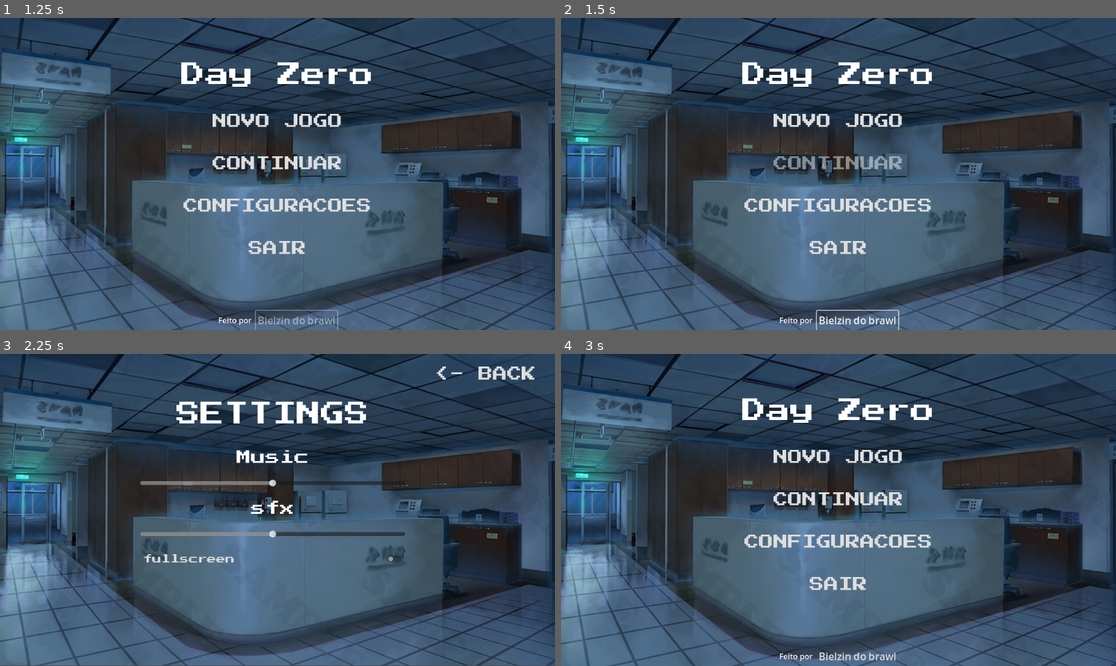
Above: before the commit, frames 1-4 (two rows, left to right).
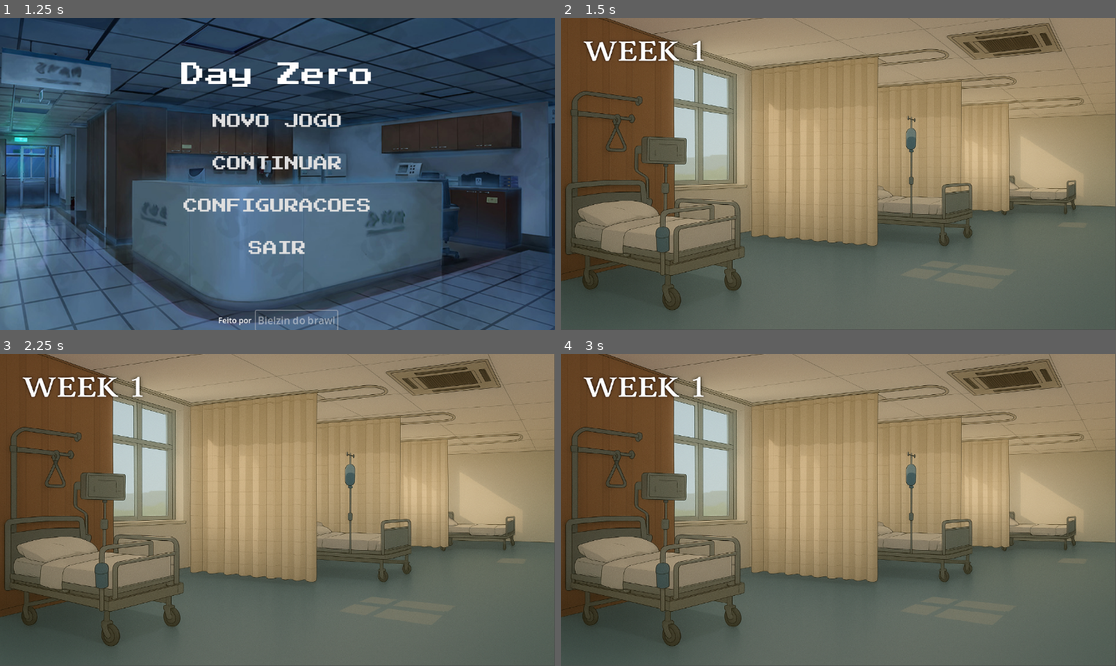
Above: after the commit, the same moments.

Repository: pmas98/Trabalho-Unifor-Jogos
Game: Godot game, scene res://Menu/Menu.tscn
Same seed, same stepped clock (60 frames per second), same inputs: the game is played once before the commit and once after it.
Inputs (mouse positions are in pixels of both pictures, inside the frame that each line leads up to):
- Up to frame 1 (1.25 s): click "Bielzin do brawl" at 0.5 s
- Up to frame 2 (1.5 s): click "CONTINUAR" at 1.25 s
- Up to frame 3 (2.25 s): click (277, 541) at 2 s, where only the run before the commit has a clickable "CONFIGURACOES"
- Up to frame 4 (3 s): click (1049, 375) at 2.75 s, where only the run before the commit has a clickable "<- BACK"

Frame 1 is identical in both runs. In frame 2, 99% of the frame differs, in the area x 0-100%, y 0-100%; in frame 3, 99%; in frame 4, 99%.
Error after the commit: Invalid access to property or key 'area_clicked' on a base object of type 'null instance'. (res://Chapters/Chapter1/chapter_1.gd:33)

Commit message:
Update dialogues and implement interactive areas in Chapter 1
- Changed speaker name in dialogues.json from "Dr. Zhang" to "Dr. Fulano".
- Replaced "choices" with "interactive_areas" in dialogues.json to enhance interactivity.
- Updated chapter_1.gd to connect interactive area clicks and manage scene transitions based on player interactions.
- Added interactive background node in Chapter1.tscn to support new interactive features.
- Improved save.gd to handle loading and saving of interactive areas and game state more robustly.

Diff:
--- a/Chapters/Chapter1/Chapter1.tscn
+++ b/Chapters/Chapter1/Chapter1.tscn
@@ -1,8 +1,9 @@
-[gd_scene load_steps=4 format=3 uid="uid://bbg6x7dedq185"]
+[gd_scene load_steps=5 format=3 uid="uid://bbg6x7dedq185"]
 
 [ext_resource type="Script" uid="uid://c1drmmnhs1jlm" path="res://Chapters/Chapter1/chapter_1.gd" id="1_bmr2h"]
 [ext_resource type="PackedScene" uid="uid://l08au552gm3a" path="res://Template/dialogue_base.tscn" id="1_oljnv"]
 [ext_resource type="Texture2D" uid="uid://qds6yty034ps" path="res://Assets/background1_1.png" id="2_gxbxn"]
+[ext_resource type="PackedScene" uid="uid://c3actnemwc1d1" path="res://Template/interactive_background.tscn" id="3_yucny"]
 
 [node name="Chapter1" type="Control"]
 layout_mode = 3
@@ -21,4 +22,9 @@
 texture = ExtResource("2_gxbxn")
 expand_mode = 1
 
+[node name="InteractiveBackground" parent="." instance=ExtResource("3_yucny")]
+layout_mode = 1
+
 [node name="DialogueBase" parent="." instance=ExtResource("1_oljnv")]
+
+[connection signal="area_clicked" from="InteractiveBackground" to="." method="_on_interactive_area_clicked"]
--- a/Chapters/Chapter1/chapter_1.gd
+++ b/Chapters/Chapter1/chapter_1.gd
@@ -4,6 +4,7 @@
 @onready var dialogue = $DialogueBase
 @onready var save_system = get_node("/root/SaveSystem")
 @onready var background_node = $BackgroundGame
+@onready var interactive_background = $InteractiveBackground
 
 # Storage for all chapters/scenes parsed from JSON
 var dialogue_data : Dictionary
@@ -28,7 +29,8 @@
 	# Connect signals
 	dialogue.dialogue_finished.connect(_on_dialogue_finished)
 	dialogue.choice_made.connect(_on_choice_made)
-
+	# Add this line in your chapter_1.gd _ready() function
+	interactive_background.area_clicked.connect(_on_interactive_area_clicked)
 	# Load saved game if exists
 	var save_data = save_system.load_game()
 	if save_data.has("chapter") and save_data.has("scene_id"):
@@ -59,17 +61,39 @@
 
 func start_scene_by_id(scene_id: int) -> void:
 	print("Starting scene with ID: ", scene_id)
+	print("Current chapter: ", cur_chapter)
+
+	# Always clear interactive areas first, regardless of whether the new scene has them
+	print("Clearing all interactive areas")
+	interactive_background.clear_areas()
+
 	var scene = find_scene_by_id(scene_id)
+	print("Found scene data: ", scene)
+
 	if scene.is_empty():
 		print("Error: Scene with ID ", scene_id, " not found")
 		return
 
 	cur_scene_id = scene_id
+	print("Updated current scene ID to: ", cur_scene_id)
 
 	if scene.has("background"):
+		print("Setting background: ", scene["background"])
 		set_background(scene["background"])
 
+	# Set up new interactive areas if they exist
+	if scene.has("interactive_areas"):
+		print("Setting up interactive areas for scene: ", scene_id)
+		for area in scene["interactive_areas"]:
+			print("Setting up interactive area: ", area)
+			var rect = Rect2(area.x, area.y, area.width, area.height)
+			interactive_background.add_clickable_area(area.id, rect)
+			print("Added interactive area: ", area.id, " with rect: ", rect)
+	else:
+		print("No interactive areas for scene: ", scene_id)
+
 	# Start the dialogue with the found scene
+	print("Starting dialogue with scene: ", scene)
 	dialogue.start([scene])
 
 	# Save current progress
@@ -78,6 +102,7 @@
 		"scene_id": cur_scene_id,
 		"scene_path": "res://Chapters/Chapter1/Chapter1.tscn"
 	}
+	print("Saving game state: ", save_info)
 	save_system.update_save_data(save_info)
 
 func _on_dialogue_finished():
@@ -90,8 +115,16 @@
 		next_scene_id = -1  # Reset the next scene ID
 		return
 
+	# Get the current scene data
+	var current_scene = find_scene_by_id(cur_scene_id)
+
+	# If the scene has interactive areas, don't auto-transition
+	# Wait for the player to click an area
+	if current_scene.has("interactive_areas") and not current_scene["interactive_areas"].is_empty():
+		print("Scene has interactive areas, waiting for player input")
+		return
+
 	# Otherwise, try to find the next scene in the current path
-	var current_scene = find_scene_by_id(cur_scene_id)
 	if current_scene.has("next_scene"):
 		print("Using next scene from current scene: ", current_scene.next_scene)
 		start_scene_by_id(current_scene.next_scene)
@@ -125,3 +158,38 @@
 	print("Choice made, transitioning to scene: ", scene_id)
 	next_scene_id = scene_id  # Store the next scene ID
 	start_scene_by_id(scene_id)
+
+func _on_interactive_area_clicked(area_id: String) -> void:
+	print("\n=== Interactive Area Clicked ===")
+	print("Area ID clicked: ", area_id)
+	print("Current scene ID before transition: ", cur_scene_id)
+
+	var current_scene = find_scene_by_id(cur_scene_id)
+	print("Current scene data: ", current_scene)
+	print("Current scene ID from data: ", current_scene.get("id", "no id"))
+
+	if current_scene.has("interactive_areas"):
+		print("\nInteractive areas in current scene:")
+		for area in current_scene["interactive_areas"]:
+			print("\nArea details:")
+			print("- ID: ", area.id)
+			print("- Next scene: ", area.get("next_scene", "none"))
+			print("- Full area data: ", area)
+
+			if area.id == area_id:
+				print("\nMATCH FOUND!")
+				print("Area ID matches clicked area: ", area_id)
+				if area.has("next_scene"):
+					print("Transitioning to scene: ", area.next_scene)
+					start_scene_by_id(area.next_scene)
+					print("Scene transition completed")
+					return
+				else:
+					print("ERROR: Matching area has no next_scene defined")
+			else:
+				print("Area ID does not match: ", area.id, " != ", area_id)
+	else:
+		print("ERROR: Current scene has no interactive_areas")
+		print("Current scene data: ", current_scene)
+	print("WARNING: No next scene found for area: ", area_id)
+	print("=== End of Interactive Area Click ===\n")
--- a/Scripts/save.gd
+++ b/Scripts/save.gd
@@ -24,62 +24,110 @@
 		"volume_bus_2": volume_bus_2,
 		"fullscreen_enabled": fullscreen_enabled
 	}
+
 	var save_file = FileAccess.open(SAVE_FILE, FileAccess.WRITE)
-	if save_file:
-		save_file.store_var(save_data)
-		save_file.close()
-		print("Game saved successfully!")
+	if not save_file:
+		print("Error: Could not open save file for writing!")
+		return
+
+	save_file.store_var(save_data)
+	save_file.close()
+	print("Game saved successfully!")
 
 func load_game() -> void:
 	if not FileAccess.file_exists(SAVE_FILE):
 		print("No save file found. Using defaults.")
+		# Set default values if no save file exists
+		current_chapter = 0
+		current_scene_id = 0
+		current_scene_path = "res://Chapters/Chapter1/Chapter1.tscn"
+		player_choices = []
+		volume_bus_1 = 0.5
+		volume_bus_2 = 0.5
+		fullscreen_enabled = false
+		apply_audio_settings() # Apply default audio settings
 		return
 
 	var save_file = FileAccess.open(SAVE_FILE, FileAccess.READ)
-	if save_file:
-		var save_data = save_file.get_var()
-		save_file.close()
+	if not save_file:
+		print("Error: Could not open save file for reading!")
+		return
 
-		# Atualizar dados locais
-		current_chapter = save_data.get("chapter", 0)
-		current_scene_id = save_data.get("scene_id", 0)
-		current_scene_path = save_data.get("scene_path", "res://Chapters/Chapter1/Chapter1.tscn")
-		player_choices = save_data.get("choices", [])
+	var save_data = save_file.get_var()
+	save_file.close()
 
-		volume_bus_1 = save_data.get("volume_bus_1", 0.5)
-		volume_bus_2 = save_data.get("volume_bus_2", 0.5)
-		fullscreen_enabled = save_data.get("fullscreen_enabled", false)
-		if fullscreen_enabled:
-			DisplayServer.window_set_mode(DisplayServer.WINDOW_MODE_EXCLUSIVE_FULLSCREEN)
-		else:
-			DisplayServer.window_set_mode(DisplayServer.WINDOW_MODE_WINDOWED)
+	if save_data == null:
+		print("Error: Save file is corrupted or empty!")
+		# Reset to defaults
+		current_chapter = 0
+		current_scene_id = 0
+		current_scene_path = "res://Chapters/Chapter1/Chapter1.tscn"
+		player_choices = []
+		volume_bus_1 = 0.5
+		volume_bus_2 = 0.5
+		fullscreen_enabled = false
+		apply_audio_settings()
+		return
 
-		sync_autoload()
-		apply_audio_settings()
+	# Atualizar dados locais
+	current_chapter = save_data.get("chapter", 0)
+	current_scene_id = save_data.get("scene_id", 0)
+	current_scene_path = save_data.get("scene_path", "res://Chapters/Chapter1/Chapter1.tscn")
+	player_choices = save_data.get("choices", [])
 
-func apply_audio_settings() -> void:
-	var audio_manager = get_node("/root/AutoLoad")
-	audio_manager.volume_bus_1 = volume_bus_1
-	audio_manager.volume_bus_2 = volume_bus_2
-	audio_manager.apply_audio()
+	volume_bus_1 = save_data.get("volume_bus_1", 0.5)
+	volume_bus_2 = save_data.get("volume_bus_2", 0.5)
+	fullscreen_enabled = save_data.get("fullscreen_enabled", false)
 
-func sync_autoload() -> void:
-	var audio_manager = get_node("/root/AutoLoad")
-	audio_manager.volume_bus_1 = volume_bus_1
-	audio_manager.volume_bus_2 = volume_bus_2
-
-func update_save_data(save_info: Dictionary) -> void:
-	current_chapter = save_info.get("chapter", 0)
-	current_scene_id = save_info.get("scene_id", 0)
-	current_scene_path = save_info.get("scene_path", "")
-	player_choices = save_info.get("choices", [])
-
-	volume_bus_1 = save_info.get("volume_bus_1", 0.5)
-	volume_bus_2 = save_info.get("volume_bus_2", 0.5)
+	if fullscreen_enabled:
+		DisplayServer.window_set_mode(DisplayServer.WINDOW_MODE_EXCLUSIVE_FULLSCREEN)
+	else:
+		DisplayServer.window_set_mode(DisplayServer.WINDOW_MODE_WINDOWED)
 
 	sync_autoload()
 	apply_audio_settings()
-	save_game()
+	print("Game loaded successfully!")
+
+func apply_audio_settings() -> void:
+	# Ensure this path is correct for your AutoLoad singleton
+	var audio_manager = get_node_or_null("/root/AutoLoad")
+	if audio_manager:
+		audio_manager.volume_bus_1 = volume_bus_1
+		audio_manager.volume_bus_2 = volume_bus_2
+		# Assuming AutoLoad has a method to actually apply these volumes to the audio buses
+		audio_manager.apply_audio()
+	else:
+		print("Warning: AutoLoad audio manager not found!")
+
+func sync_autoload() -> void:
+	# Ensure this path is correct for your AutoLoad singleton
+	var audio_manager = get_node_or_null("/root/AutoLoad")
+	if audio_manager:
+		audio_manager.volume_bus_1 = volume_bus_1
+		audio_manager.volume_bus_2 = volume_bus_2
+	else:
+		print("Warning: AutoLoad audio manager not found!")
+
+func update_save_data(save_info: Dictionary) -> void:
+	# Use .get() with a default value for robustness, in case a key is missing
+	current_chapter = save_info.get("chapter", current_chapter)
+	current_scene_id = save_info.get("scene_id", current_scene_id)
+	current_scene_path = save_info.get("scene_path", current_scene_path)
+	player_choices = save_info.get("choices", player_choices)
+
+	volume_bus_1 = save_info.get("volume_bus_1", volume_bus_1)
+	volume_bus_2 = save_info.get("volume_bus_2", volume_bus_2)
+	fullscreen_enabled = save_info.get("fullscreen_enabled", fullscreen_enabled)
+
+	# Apply fullscreen settings immediately if changed
+	if fullscreen_enabled:
+		DisplayServer.window_set_mode(DisplayServer.WINDOW_MODE_EXCLUSIVE_FULLSCREEN)
+	else:
+		DisplayServer.window_set_mode(DisplayServer.WINDOW_MODE_WINDOWED)
+
+	sync_autoload()
+	apply_audio_settings()
+	save_game() # Save after updating data and applying settings
 
 func add_choice(choice_data: Dictionary) -> void:
 	player_choices.append(choice_data)
@@ -89,13 +137,16 @@
 	return FileAccess.file_exists(SAVE_FILE)
 
 func clear_save_data() -> void:
+	# Reset all save data to initial values
 	current_chapter = 0
 	current_scene_id = 0
 	current_scene_path = "res://Chapters/Chapter1/Chapter1.tscn"
 	player_choices = []
 	volume_bus_1 = 0.5
 	volume_bus_2 = 0.5
+	fullscreen_enabled = false
 
+	# Delete the save file if it exists
 	if FileAccess.file_exists(SAVE_FILE):
 		var dir = DirAccess.open("user://")
 		if dir:
@@ -104,4 +155,4 @@
 
 	sync_autoload()
 	apply_audio_settings()
-	save_game()
+	save_game() # Save the reset state
--- a/dialogues.json
+++ b/dialogues.json
@@ -4,7 +4,7 @@
 	  "scenes": [
 		{
   	  "id": 0,
-      "background": "res://Assets/background1_1.png",
+	  "background": "res://Assets/background1_1.png",
 		  "speaker": "Dr. Zhang",
 		  "text": "Dr. Lin, temos um novo paciente. Tosse forte, febre alta, falta de ar. Parece pneumonia.",
 		  "sprite": "res://Assets/Nurse.png",
@@ -67,13 +67,21 @@
 		  "transition": "fade_in",
 		  "position": "right",
 		  "audio": "res://Assets/Audio/BGM/bgm_tension.ogg",
-		  "choices": [
-			{
-			  "text": "Isso não se parece com nada que vi ultimamente. Vamos investigar. (Curiosidade)",
+		  "interactive_areas": [
+			{
+			  "id": "computer",
+			  "x": 100,
+			  "y": 200,
+			  "width": 150,
+			  "height": 100,
 			  "next_scene": 6
 			},
 			{
-			  "text": "Provavelmente é só uma gripe. Vamos esperar mais resultados. (Cautela)",
+			  "id": "door",
+			  "x": 400,
+			  "y": 300,
+			  "width": 80,
+			  "height": 200,
 			  "next_scene": 7
 			}
 		  ]
